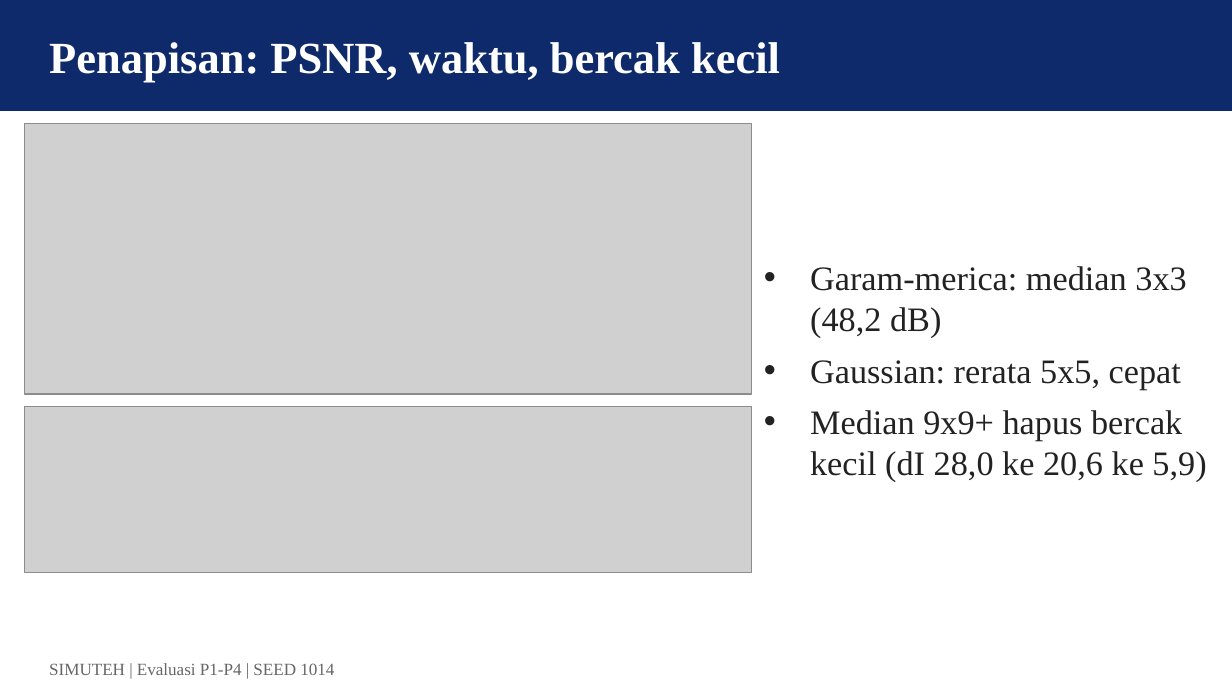
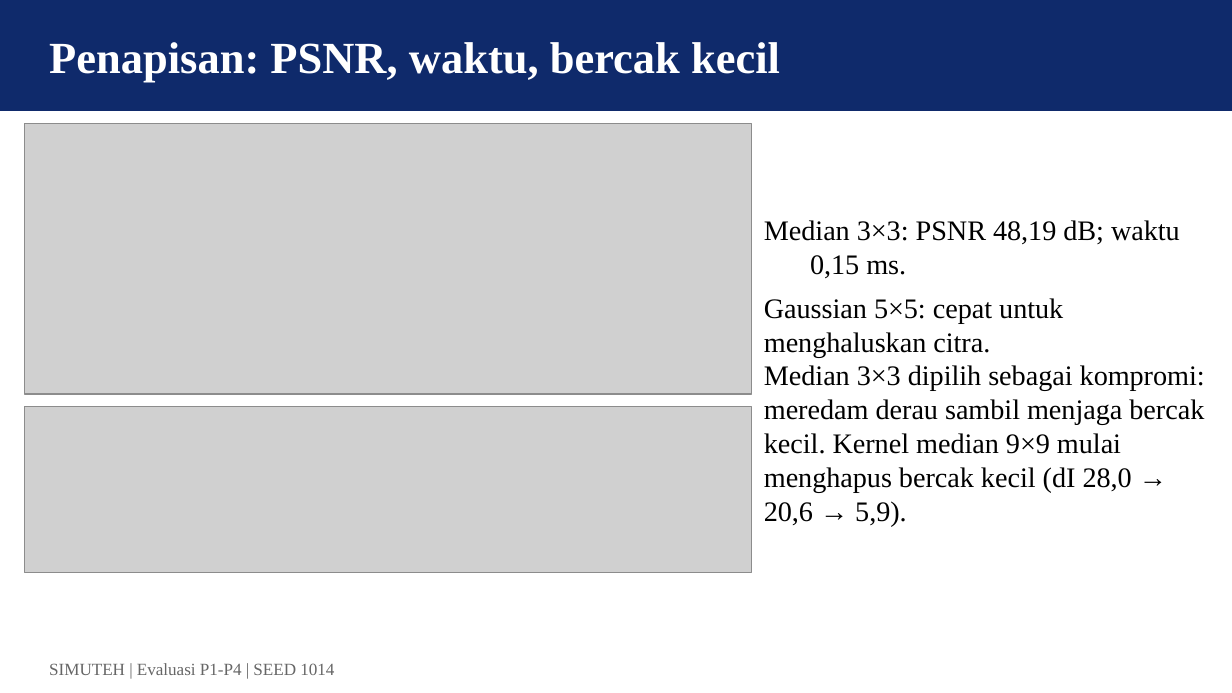
Before and after one commit to FarhanF22/simuteh-2330511014_Farhan_Fadila, a slide deck: slide 8 of Laporan/Farhan_Fadila_2330511014.pptx. Drawn at 1232x693 pixels with LibreOffice and Linux fonts; fonts in the diff are those of the drawing; grey boxes stand for pictures. Boxes give left, top, right and bottom in pixels: in the first picture for what was removed or moved away, otherwise in the second. Text is boxed around its words. In the diff, an @@ line names an element or a change of style, - is before the commit and + after.

```diff
--- a/Laporan/Farhan_Fadila_2330511014.pptx
+++ b/Laporan/Farhan_Fadila_2330511014.pptx
@@ text at [764,220,1205,526]: text changed; size 20 to 16.5 pt; text colour #222222 to #000000 @@
-• Garam-merica: median 3x3 (48,2 dB)
-• Gaussian: rerata 5x5, cepat
-• Median 9x9+ hapus bercak kecil (dI 28,0 ke 20,6 ke 5,9)
+Median 3×3: PSNR 48,19 dB; waktu 0,15 ms.
+Gaussian 5×5: cepat untuk menghaluskan citra.
+Median 3×3 dipilih sebagai kompromi: meredam derau sambil menjaga bercak kecil. Kernel median 9×9 mulai menghapus bercak kecil (dI 28,0 → 20,6 → 5,9).
```
Also in this commit, not shown: 6 other slides changed, 4 other files.
